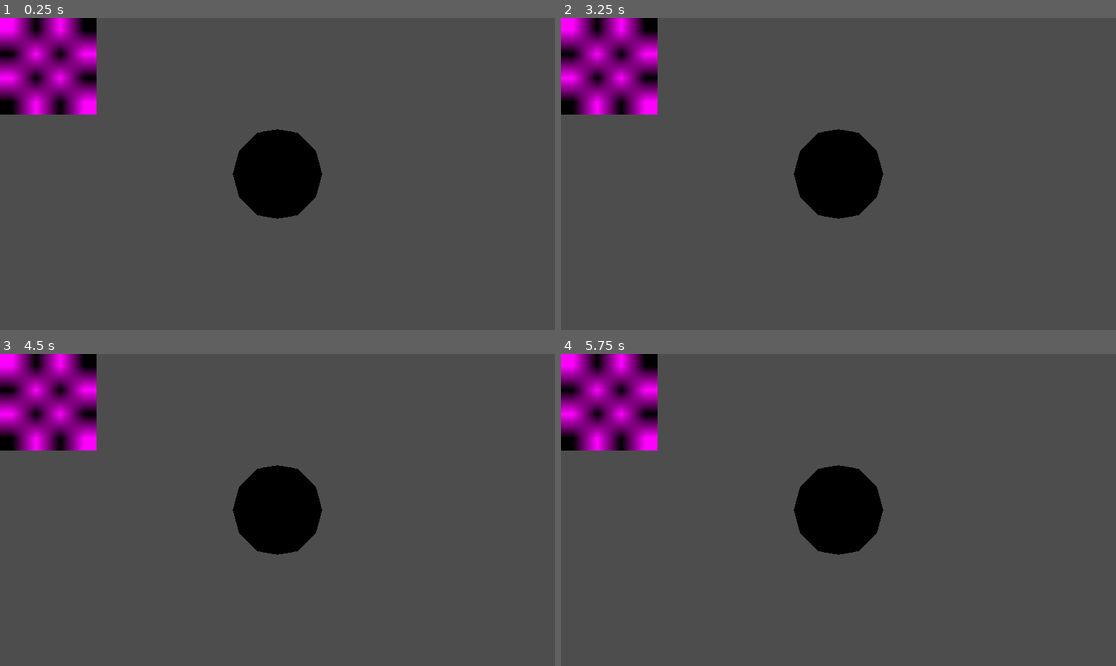
Above: before the commit, frames 1-4 (two rows, left to right).
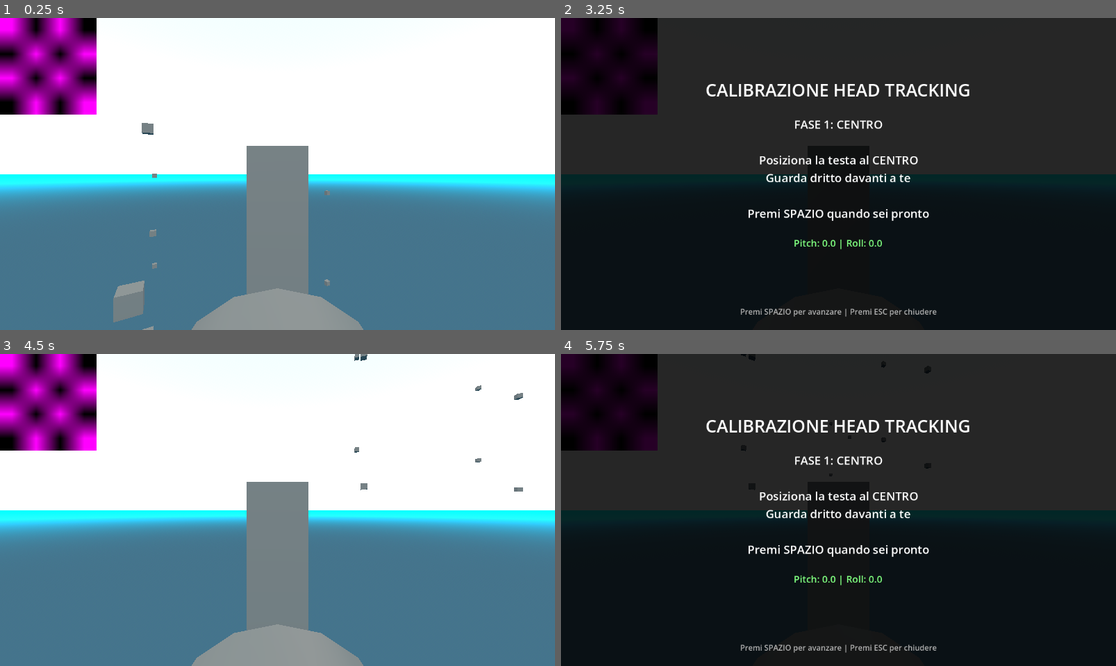
Above: after the commit, the same moments.

Repository: BuldiDev/HeadTrackerGame_PythonGodot
Game: Godot game, scene res://Scenes/Main.tscn
The game is run twice, just before and just after one commit, with the same random seed, the same clock (stepped at 60 frames per second) and the same inputs.
Inputs:
- Up to frame 1 (0.25 s): no input
- Up to frame 2 (3.25 s): tap Enter (ui_accept) at 0.5, 0.77, 1.07, 1.52, 1.55, 1.82, 2.1, 3.02 s; hold Right (ui_right) 0.53-1.28 s; hold Space 0.53-1.28 s; tap C at 0.8, 1.35, 3.05 s; hold Down (ui_down) 1.28-2.03 s; hold Right (ui_right) 2.03-2.78 s; hold Space 2.03-2.78 s; hold Up (ui_up) from 2.78 s (still down); tap Space at 2.85 s
- Up to frame 3 (4.5 s): tap Enter (ui_accept) at 3.32, 3.77, 3.8, 4.07, 4.25 s; release Up (ui_up) at 3.53 s; hold C 3.53-4.28 s; hold Left (ui_left) from 3.53 s (still down); tap Escape (ui_cancel) at 4.15 s; tap Space at 4.35 s
- Up to frame 4 (5.75 s): tap Enter (ui_accept) at 4.52, 4.82 s; release Left (ui_left) at 5.03 s; hold Down (ui_down) from 5.03 s (still down); hold C from 5.03 s (still down)

The runs differ from the first frame. In frame 1, 95% of the frame differs, in the area x 0-100%, y 0-100%; in frame 2, 97%; in frame 3, 95%; in frame 4, 97%.

Commit message:
funziona ma a che prezzo

Diff:
--- /dev/null
+++ b/Scenes/CalibrationUI.tscn
@@ -0,0 +1,87 @@
+[gd_scene format=3 uid="uid://cvahj7ccy65fq"]
+
+[ext_resource type="Script" uid="uid://b3lqtmsm1c3kc" path="res://Scripts/calibration_ui.gd" id="1_calibration_script"]
+
+[node name="CalibrationUI" type="CanvasLayer" unique_id=130390356]
+layer = 100
+
+[node name="Control" type="Control" parent="." unique_id=709174926]
+layout_mode = 3
+anchors_preset = 15
+anchor_right = 1.0
+anchor_bottom = 1.0
+grow_horizontal = 2
+grow_vertical = 2
+script = ExtResource("1_calibration_script")
+
+[node name="Background" type="ColorRect" parent="Control" unique_id=1878339823]
+layout_mode = 1
+anchors_preset = 15
+anchor_right = 1.0
+anchor_bottom = 1.0
+grow_horizontal = 2
+grow_vertical = 2
+color = Color(0, 0, 0, 0.85)
+
+[node name="VBoxContainer" type="VBoxContainer" parent="Control" unique_id=580204718]
+layout_mode = 1
+anchors_preset = 8
+anchor_left = 0.5
+anchor_top = 0.5
+anchor_right = 0.5
+anchor_bottom = 0.5
+offset_left = -400.0
+offset_top = -200.0
+offset_right = 400.0
+offset_bottom = 200.0
+grow_horizontal = 2
+grow_vertical = 2
+theme_override_constants/separation = 30
+
+[node name="Title" type="Label" parent="Control/VBoxContainer" unique_id=874975944]
+layout_mode = 2
+theme_override_font_sizes/font_size = 36
+text = "CALIBRAZIONE HEAD TRACKING"
+horizontal_alignment = 1
+
+[node name="InstructionLabel" type="Label" parent="Control/VBoxContainer" unique_id=1046980722]
+layout_mode = 2
+theme_override_font_sizes/font_size = 24
+text = "Premi SPAZIO per iniziare"
+horizontal_alignment = 1
+vertical_alignment = 1
+autowrap_mode = 3
+
+[node name="StatusLabel" type="Label" parent="Control/VBoxContainer" unique_id=1669574992]
+layout_mode = 2
+theme_override_colors/font_color = Color(0.5, 1, 0.5, 1)
+theme_override_font_sizes/font_size = 20
+text = "In attesa..."
+horizontal_alignment = 1
+
+[node name="ProgressContainer" type="VBoxContainer" parent="Control/VBoxContainer" unique_id=580658910]
+layout_mode = 2
+theme_override_constants/separation = 10
+
+[node name="ProgressBar" type="ProgressBar" parent="Control/VBoxContainer/ProgressContainer" unique_id=1272031837]
+custom_minimum_size = Vector2(600, 30)
+layout_mode = 2
+max_value = 50.0
+show_percentage = false
+
+[node name="HelpLabel" type="Label" parent="Control" unique_id=584578863]
+layout_mode = 1
+anchors_preset = 7
+anchor_left = 0.5
+anchor_top = 1.0
+anchor_right = 0.5
+anchor_bottom = 1.0
+offset_left = -300.0
+offset_top = -50.0
+offset_right = 300.0
+grow_horizontal = 2
+grow_vertical = 0
+theme_override_colors/font_color = Color(0.7, 0.7, 0.7, 1)
+theme_override_font_sizes/font_size = 16
+text = "Premi SPAZIO per avanzare | Premi ESC per chiudere"
+horizontal_alignment = 1
--- a/Scenes/Main.tscn
+++ b/Scenes/Main.tscn
@@ -1,17 +1,31 @@
 [gd_scene format=3 uid="uid://mum3j2gjrso0"]
 
 [ext_resource type="Script" uid="uid://3mwhrqw10fgk" path="res://Scripts/godot_client.gd" id="1_r150o"]
+[ext_resource type="PackedScene" uid="uid://b1ny8gcf8ye5d" path="res://Scenes/airplane.tscn" id="2_idj7w"]
 
 [sub_resource type="PlaceholderTexture2D" id="PlaceholderTexture2D_r150o"]
+
+[sub_resource type="BoxMesh" id="BoxMesh_idj7w"]
+
+[sub_resource type="WorldBoundaryShape3D" id="WorldBoundaryShape3D_idj7w"]
+
+[sub_resource type="ProceduralSkyMaterial" id="ProceduralSkyMaterial_idj7w"]
+ground_bottom_color = Color(0.11035753, 0.18605587, 0.22461483, 1)
+ground_horizon_color = Color(0, 0.72300833, 0.9009483, 1)
+energy_multiplier = 2.44
+
+[sub_resource type="Sky" id="Sky_kln2b"]
+sky_material = SubResource("ProceduralSkyMaterial_idj7w")
+
+[sub_resource type="Environment" id="Environment_rgh2o"]
+background_mode = 2
+sky = SubResource("Sky_kln2b")
+ambient_light_source = 3
+reflected_light_source = 2
 
 [node name="HeadController" type="Node3D" unique_id=562158089 node_paths=PackedStringArray("webcam_display")]
 script = ExtResource("1_r150o")
 webcam_display = NodePath("CanvasLayer/MarginContainer/TextureRect")
-
-[node name="CSGSphere3D" type="CSGSphere3D" parent="." unique_id=1596262606]
-
-[node name="Camera3D" type="Camera3D" parent="." unique_id=443466045]
-transform = Transform3D(1, 0, 0, 0, 1, 0, 0, 0, 1, 0, 0, 2.2751439)
 
 [node name="CanvasLayer" type="CanvasLayer" parent="." unique_id=1466151067]
 
@@ -24,3 +38,81 @@
 layout_mode = 2
 texture = SubResource("PlaceholderTexture2D_r150o")
 expand_mode = 2
+
+[node name="Airplane" parent="." unique_id=151910066 instance=ExtResource("2_idj7w")]
+transform = Transform3D(-0.50000006, 0, -0.8660254, 0, 1, 0, 0.8660254, 0, -0.50000006, 1.2618139, 5.195059, 1.6408958)
+
+[node name="Env" type="Node3D" parent="." unique_id=2008726730]
+
+[node name="MeshInstance3D" type="MeshInstance3D" parent="Env" unique_id=874305413]
+transform = Transform3D(1, 0, 0, 0, 1, 0, 0, 0, 1, 26.08226, -10.34527, 0)
+mesh = SubResource("BoxMesh_idj7w")
+
+[node name="MeshInstance3D2" type="MeshInstance3D" parent="Env" unique_id=410787850]
+transform = Transform3D(1, 0, 0, 0, 1, 0, 0, 0, 1, 52.16452, -9.430369, 36.557735)
+mesh = SubResource("BoxMesh_idj7w")
+
+[node name="MeshInstance3D3" type="MeshInstance3D" parent="Env" unique_id=81509512]
+transform = Transform3D(1, 0, 0, 0, 1, 0, 0, 0, 1, 11.384514, -20.69054, 0)
+mesh = SubResource("BoxMesh_idj7w")
+
+[node name="MeshInstance3D4" type="MeshInstance3D" parent="Env" unique_id=115377573]
+transform = Transform3D(1, 0, 0, 0, 1, 0, 0, 0, 1, 37.466774, -19.775639, 36.557735)
+mesh = SubResource("BoxMesh_idj7w")
+
+[node name="MeshInstance3D5" type="MeshInstance3D" parent="Env" unique_id=1080023646]
+transform = Transform3D(1, 0, 0, 0, 1, 0, 0, 0, 1, 58.76386, -15.6495, 0)
+mesh = SubResource("BoxMesh_idj7w")
+
+[node name="MeshInstance3D6" type="MeshInstance3D" parent="Env" unique_id=760696031]
+transform = Transform3D(1, 0, 0, 0, 1, 0, 0, 0, 1, 84.846115, -14.734599, 36.557735)
+mesh = SubResource("BoxMesh_idj7w")
+
+[node name="MeshInstance3D7" type="MeshInstance3D" parent="Env" unique_id=2043537819]
+transform = Transform3D(1, 0, 0, 0, 1, 0, 0, 0, 1, 44.066113, -25.99477, 0)
+mesh = SubResource("BoxMesh_idj7w")
+
+[node name="MeshInstance3D8" type="MeshInstance3D" parent="Env" unique_id=1646341901]
+transform = Transform3D(1, 0, 0, 0, 1, 0, 0, 0, 1, 70.14838, -25.079868, 36.557735)
+mesh = SubResource("BoxMesh_idj7w")
+
+[node name="MeshInstance3D9" type="MeshInstance3D" parent="Env" unique_id=54250477]
+transform = Transform3D(1, 0, 0, 0, 1, 0, 0, 0, 1, 26.08226, 11.676043, 0)
+mesh = SubResource("BoxMesh_idj7w")
+
+[node name="MeshInstance3D10" type="MeshInstance3D" parent="Env" unique_id=1306918975]
+transform = Transform3D(1, 0, 0, 0, 1, 0, 0, 0, 1, 52.16452, 12.590943, 36.557735)
+mesh = SubResource("BoxMesh_idj7w")
+
+[node name="MeshInstance3D11" type="MeshInstance3D" parent="Env" unique_id=140188064]
+transform = Transform3D(1, 0, 0, 0, 1, 0, 0, 0, 1, 11.384514, 1.3307724, 0)
+mesh = SubResource("BoxMesh_idj7w")
+
+[node name="MeshInstance3D12" type="MeshInstance3D" parent="Env" unique_id=1819509744]
+transform = Transform3D(1, 0, 0, 0, 1, 0, 0, 0, 1, 37.466774, 2.2456741, 36.557735)
+mesh = SubResource("BoxMesh_idj7w")
+
+[node name="MeshInstance3D13" type="MeshInstance3D" parent="Env" unique_id=223768360]
+transform = Transform3D(1, 0, 0, 0, 1, 0, 0, 0, 1, 58.76386, 6.371813, 0)
+mesh = SubResource("BoxMesh_idj7w")
+
+[node name="MeshInstance3D14" type="MeshInstance3D" parent="Env" unique_id=2086921410]
+transform = Transform3D(1, 0, 0, 0, 1, 0, 0, 0, 1, 84.846115, 7.2867136, 36.557735)
+mesh = SubResource("BoxMesh_idj7w")
+
+[node name="MeshInstance3D15" type="MeshInstance3D" parent="Env" unique_id=1768549808]
+transform = Transform3D(1, 0, 0, 0, 1, 0, 0, 0, 1, 44.066113, -3.9734573, 0)
+mesh = SubResource("BoxMesh_idj7w")
+
+[node name="MeshInstance3D16" type="MeshInstance3D" parent="Env" unique_id=620739345]
+transform = Transform3D(1, 0, 0, 0, 1, 0, 0, 0, 1, 70.14838, -3.0585556, 36.557735)
+mesh = SubResource("BoxMesh_idj7w")
+
+[node name="StaticBody3D" type="StaticBody3D" parent="Env" unique_id=1042251913]
+
+[node name="CollisionShape3D" type="CollisionShape3D" parent="Env/StaticBody3D" unique_id=81562798]
+transform = Transform3D(1, 0, 0, 0, 1, 0, 0, 0, 1, 0, -33, 0)
+shape = SubResource("WorldBoundaryShape3D_idj7w")
+
+[node name="WorldEnvironment" type="WorldEnvironment" parent="." unique_id=2120648969]
+environment = SubResource("Environment_rgh2o")
--- /dev/null
+++ b/Scenes/airplane.tscn
@@ -0,0 +1,28 @@
+[gd_scene format=3 uid="uid://b1ny8gcf8ye5d"]
+
+[ext_resource type="Script" uid="uid://dyfm1jvwqfbxj" path="res://Scripts/airplane.gd" id="1_42yli"]
+[ext_resource type="ArrayMesh" uid="uid://bra2rmupr2huk" path="res://Prefabs/airplane.obj" id="2_cmvah"]
+
+[sub_resource type="BoxShape3D" id="BoxShape3D_idj7w"]
+size = Vector3(6.8, 2.1312866, 1.8000001)
+
+[sub_resource type="BoxShape3D" id="BoxShape3D_kln2b"]
+size = Vector3(2.1000001, 0.5, 10)
+
+[node name="Airplane" type="CharacterBody3D" unique_id=151910066]
+motion_mode = 1
+script = ExtResource("1_42yli")
+
+[node name="Airplane" type="MeshInstance3D" parent="." unique_id=820249098]
+mesh = ExtResource("2_cmvah")
+
+[node name="CollisionShape3D" type="CollisionShape3D" parent="." unique_id=1163319097]
+transform = Transform3D(-4.371139e-08, 0, 1, 0, 1, 0, -1, 0, -4.371139e-08, 0, 0, 2.7)
+shape = SubResource("BoxShape3D_idj7w")
+
+[node name="CollisionShape3D2" type="CollisionShape3D" parent="." unique_id=1484119769]
+transform = Transform3D(-4.371139e-08, 0, 1, 0, 1, 0, -1, 0, -4.371139e-08, 0, 0, 2.7)
+shape = SubResource("BoxShape3D_kln2b")
+
+[node name="Camera3D" type="Camera3D" parent="." unique_id=181040913]
+transform = Transform3D(1, 0, 0, 0, 1, 0, 0, 0, 1, 0, 2, 1)
--- /dev/null
+++ b/Scripts/airplane.gd
@@ -0,0 +1,77 @@
+extends CharacterBody3D
+
+
+const SPEED = 5.0
+const JUMP_VELOCITY = 4.5
+
+# Riferimento al client di head tracking
+var head_tracker: Node = null
+
+func _ready():
+	# Cerca il nodo godot_client nella scena - il nodo si chiama HeadController in Main.tscn
+	head_tracker = get_node_or_null("/root/Main/HeadController")
+	if not head_tracker:
+		head_tracker = get_node_or_null("/root/HeadController")
+	if not head_tracker:
+		head_tracker = get_node_or_null("/root/Main/GodotClient")
+
+	if head_tracker:
+		print("✓ Head tracker connesso all'aereo: ", head_tracker.name)
+	else:
+		push_warning("⚠ Head tracker non trovato, usando controlli tastiera")
+
+func _physics_process(delta: float) -> void:
+	var pitch_input := 0.0  # Controlla su/giù (altitudine)
+	var roll_input := 0.0   # Controlla sterzo (rotazione)
+
+	var is_flying = not is_on_floor()
+
+	# Se il tracker è calibrato, usa i valori della testa
+	if head_tracker and head_tracker.calibration_state == head_tracker.CalibrationState.CALIBRATED:
+		# Pitch: movimento testa su/giù controlla altitudine
+		pitch_input = head_tracker.get_normalized_pitch()  # -1 (su) a 1 (giù)
+		if abs(pitch_input) < 0.15:
+			pitch_input = 0.0
+
+		# Roll: inclinazione testa controlla sterzo
+		roll_input = head_tracker.get_normalized_roll()  # -1 (sinistra) a 1 (destra)
+		if abs(roll_input) < 0.1:
+			roll_input = 0.0
+
+		# Debug
+		if Engine.get_process_frames() % 30 == 0:
+			print("Aereo - Pitch: %.2f | Roll: %.2f | Velocity.y: %.2f | Flying: %s" % [pitch_input, roll_input, velocity.y, is_flying])
+	else:
+		# Fallback ai controlli tastiera
+		pitch_input = Input.get_axis("ui_down", "ui_up")  # Su/Giù per altitudine
+		roll_input = Input.get_axis("ui_left", "ui_right")  # Sinistra/Destra per sterzo
+
+	# Accelerazione con SPAZIO
+	var is_accelerating = Input.is_physical_key_pressed(KEY_SPACE)
+
+	if is_accelerating:
+		# Muovi l'aereo in avanti nella direzione in cui sta guardando
+		var forward = -global_transform.basis.z
+		velocity.x = forward.x * SPEED
+		velocity.z = forward.z * SPEED
+	else:
+		# Decelera solo movimento orizzontale
+		velocity.x = move_toward(velocity.x, 0, SPEED * delta * 3.0)
+		velocity.z = move_toward(velocity.z, 0, SPEED * delta * 3.0)
+
+	# Roll (sterzo) funziona solo in volo
+	if is_flying and abs(roll_input) > 0.01:
+		rotate_y(roll_input * 1.5 * delta)
+
+	# Applica gravità sempre
+	velocity.y -= 9.8 * delta
+
+	# Pitch controlla l'altitudine (funziona sempre per permettere decollo)
+	if abs(pitch_input) > 0.01:
+		# Testa su (pitch negativo) = aereo sale, testa giù (pitch positivo) = aereo scende
+		velocity.y += pitch_input * 15.0 * delta
+
+	# Limita velocità verticale (range più ampio)
+	velocity.y = clamp(velocity.y, -15.0, 15.0)
+
+	move_and_slide()
--- /dev/null
+++ b/Scripts/calibration_ui.gd
@@ -0,0 +1,108 @@
+extends Control
+
+@export var head_tracker: Node
+
+# Riferimenti ai nodi UI
+@onready var instruction_label: Label = $VBoxContainer/InstructionLabel
+@onready var status_label: Label = $VBoxContainer/StatusLabel
+@onready var progress_bar: ProgressBar = $VBoxContainer/ProgressContainer/ProgressBar
+@onready var progress_container: VBoxContainer = $VBoxContainer/ProgressContainer
+
+func _ready():
+	if not head_tracker:
+		head_tracker = get_node_or_null("/root/Main/GodotClient")
+		if not head_tracker:
+			head_tracker = get_node_or_null("/root/GodotClient")
+
+	if head_tracker:
+		# Connetti ai segnali di calibrazione
+		head_tracker.calibration_started.connect(_on_calibration_started)
+		head_tracker.calibration_center_set.connect(_on_center_set)
+		head_tracker.calibration_completed.connect(_on_calibration_completed)
+
+	# Nascondi il progresso all'inizio
+	if progress_container:
+		progress_container.visible = false
+
+	update_ui()
+
+func _process(_delta):
+	update_ui()
+
+	# Gestisci SPAZIO per avanzare nella calibrazione
+	if Input.is_action_just_pressed("ui_accept") and head_tracker:
+		if head_tracker.calibration_state == head_tracker.CalibrationState.IDLE:
+			head_tracker.start_calibration()
+		elif head_tracker.calibration_state == head_tracker.CalibrationState.WAITING_CENTER:
+			head_tracker.set_center()
+		elif head_tracker.calibration_state == head_tracker.CalibrationState.CALIBRATING_RANGE:
+			head_tracker.complete_calibration()
+
+	# Gestisci ESC per chiudere
+	if Input.is_action_just_pressed("ui_cancel"):
+		if head_tracker:
+			head_tracker.close_calibration_ui()
+
+func update_ui():
+	if not head_tracker:
+		if instruction_label:
+			instruction_label.text = "ERRORE: Head tracker non trovato"
+		return
+
+	if not instruction_label:
+		return
+
+	match head_tracker.calibration_state:
+		head_tracker.CalibrationState.IDLE:
+			instruction_label.text = "CALIBRAZIONE HEAD TRACKING\n\nPremi SPAZIO per iniziare"
+			if status_label:
+				status_label.text = "In attesa..."
+			if progress_container:
+				progress_container.visible = false
+
+		head_tracker.CalibrationState.WAITING_CENTER:
+			instruction_label.text = "FASE 1: CENTRO\n\nPosiziona la testa al CENTRO\nGuarda dritto davanti a te\n\nPremi SPAZIO quando sei pronto"
+			if status_label:
+				status_label.text = "Pitch: %.1f | Roll: %.1f" % [head_tracker.pitch, head_tracker.roll]
+			if progress_container:
+				progress_container.visible = false
+
+		head_tracker.CalibrationState.CALIBRATING_RANGE:
+			instruction_label.text = "FASE 2: RANGE DI MOVIMENTO\n\nMuovi la testa Su/Giù e Inclina Sinistra/Destra\nFai i movimenti più ampi possibili\n\nPremi SPAZIO quando hai finito"
+			if status_label:
+				var pitch_offset = head_tracker.pitch - head_tracker.pitch_center
+				var roll_offset = head_tracker.roll - head_tracker.roll_center
+				status_label.text = "Pitch: [%.1f, %.1f] | Roll: [%.1f, %.1f]" % [head_tracker.pitch_up_max, head_tracker.pitch_down_max, head_tracker.roll_left_max, head_tracker.roll_right_max]
+			if progress_container:
+				progress_container.visible = true
+			if progress_bar:
+				var pitch_up_dist = abs(head_tracker.pitch_up_max)
+				var pitch_down_dist = abs(head_tracker.pitch_down_max)
+				var roll_left_dist = abs(head_tracker.roll_left_max)
+				var roll_right_dist = abs(head_tracker.roll_right_max)
+				var total_range = min(pitch_up_dist, pitch_down_dist) + min(roll_left_dist, roll_right_dist)
+				progress_bar.value = total_range
+
+		head_tracker.CalibrationState.CALIBRATED:
+			instruction_label.text = "✓ CALIBRAZIONE COMPLETATA!\n\nRange: ±%.1f gradi\n\nPuoi iniziare a giocare!"
+			if head_tracker.pitch_range > 0:
+				instruction_label.text = "✓ CALIBRAZIONE COMPLETATA!\n\nPitch: ±%.1f | Roll: ±%.1f\n\nPuoi iniziare a giocare!" % [head_tracker.pitch_range, head_tracker.roll_range]
+			if status_label:
+				var pitch_norm = head_tracker.get_normalized_pitch()
+				var roll_norm = head_tracker.get_normalized_roll()
+				status_label.text = "Pitch: %.2f | Roll: %.2f" % [pitch_norm, roll_norm]
+			if progress_container:
+				progress_container.visible = false
+
+func _on_calibration_started():
+	print("UI: Calibrazione iniziata")
+
+func _on_center_set():
+	print("UI: Centro impostato")
+
+func _on_calibration_completed(max_range: float):
+	print("UI: Calibrazione completata con range: ", max_range)
+	# Chiudi automaticamente la UI dopo 3 secondi
+	await get_tree().create_timer(3.0).timeout
+	if head_tracker:
+		head_tracker.close_calibration_ui()
--- a/Scripts/godot_client.gd
+++ b/Scripts/godot_client.gd
@@ -12,6 +12,33 @@
 var webcam_texture: ImageTexture
 @export var webcam_display: TextureRect  # Opzionale: collegalo nell'editor se vuoi mostrare la webcam
 
+# Sistema di calibrazione
+enum CalibrationState { IDLE, WAITING_CENTER, CALIBRATING_RANGE, CALIBRATED }
+var calibration_state: CalibrationState = CalibrationState.IDLE
+
+# Calibrazione PITCH (su/giù - controlla altitudine)
+var pitch_center: float = 0.0
+var pitch_up_max: float = 0.0  # Valore negativo (più in alto)
+var pitch_down_max: float = 0.0  # Valore positivo (più in basso)
+var pitch_range: float = 30.0  # Range simmetrico finale
+var pitch_normalized: float = 0.0  # Valore normalizzato tra -1 e 1
+
+# Calibrazione ROLL (inclinazione laterale - controlla sterzo)
+var roll_center: float = 0.0
+var roll_left_max: float = 0.0  # Valore negativo (inclinato a sinistra)
+var roll_right_max: float = 0.0  # Valore positivo (inclinato a destra)
+var roll_range: float = 20.0  # Range simmetrico finale
+var roll_normalized: float = 0.0  # Valore normalizzato tra -1 e 1
+
+# UI di calibrazione
+var calibration_ui_scene: PackedScene = preload("res://Scenes/CalibrationUI.tscn")
+var calibration_ui_instance: CanvasLayer = null
+var c_key_was_pressed: bool = false
+
+signal calibration_started()
+signal calibration_center_set()
+signal calibration_completed(max_range: float)
+
 func _ready():
 	# Verifica e installa dipendenze Python
 	await check_and_install_dependencies()
@@ -45,6 +72,7 @@
 	var err = socket.connect_to_url("ws://127.0.0.1:8765")
 	if err == OK:
 		print("Tentativo connessione WebSocket...")
+		print("\n💡 SUGGERIMENTO: Premi C in qualsiasi momento per calibrare il head tracking\n")
 	else:
 		print("Errore WebSocket: ", err)
 		is_connecting = false
@@ -89,6 +117,13 @@
 		print("✓ Dipendenze Python già installate")
 
 func _process(_delta):
+	# Tasto C per aprire/chiudere la UI di calibrazione (con debounce)
+	var c_is_pressed = Input.is_key_pressed(KEY_C)
+	if c_is_pressed and not c_key_was_pressed:
+		print("🔑 Tasto C premuto - Toggle UI calibrazione")
+		toggle_calibration_ui()
+	c_key_was_pressed = c_is_pressed
+
 	if not socket:
 		return
 
@@ -111,7 +146,32 @@
 				pitch = json_result.get("pitch", 0.0)
 				yaw = json_result.get("yaw", 0.0)
 				roll = json_result.get("roll", 0.0)
-				print("Pitch: %.1f  Yaw: %.1f  Roll: %.1f" % [pitch, yaw, roll])
+
+				# Durante la calibrazione, traccia i valori min/max relativi al centro
+				if calibration_state == CalibrationState.CALIBRATING_RANGE:
+					var pitch_offset = pitch - pitch_center
+					var roll_offset = roll - roll_center
+
+					if pitch_offset < pitch_up_max:
+						pitch_up_max = pitch_offset
+					if pitch_offset > pitch_down_max:
+						pitch_down_max = pitch_offset
+
+					if roll_offset < roll_left_max:
+						roll_left_max = roll_offset
+					if roll_offset > roll_right_max:
+						roll_right_max = roll_offset
+
+					print("Pitch: [%.1f, %.1f] | Roll: [%.1f, %.1f]" % [pitch_up_max, pitch_down_max, roll_left_max, roll_right_max])
+				elif calibration_state == CalibrationState.CALIBRATED:
+					# Aggiorna valori normalizzati
+					get_normalized_pitch()
+					get_normalized_roll()
+					# Stampa ogni 30 frame (~1 secondo)
+					if Engine.get_process_frames() % 30 == 0:
+						print("Pitch: %.1f | Roll: %.1f" % [pitch_normalized, roll_normalized])
+				else:
+					print("Pitch: %.1f  Yaw: %.1f  Roll: %.1f" % [pitch, yaw, roll])
 
 				# Decodifica il frame se presente
 				if json_result.has("frame"):
@@ -151,6 +211,110 @@
 			if socket.get_ready_state() == WebSocketPeer.STATE_CLOSED and not connected:
 				socket.connect_to_url("ws://127.0.0.1:8765")
 
+# Funzioni UI di calibrazione
+func toggle_calibration_ui():
+	if calibration_ui_instance:
+		# Chiudi la UI se è già aperta
+		close_calibration_ui()
+	else:
+		# Apri la UI di calibrazione
+		open_calibration_ui()
+
+func open_calibration_ui():
+	if calibration_ui_instance:
+		return  # Già aperta
+
+	print("\n🎯 Apertura UI di calibrazione...")
+	calibration_ui_instance = calibration_ui_scene.instantiate()
+
+	# Lo script è sul nodo Control figlio, non sul CanvasLayer
+	var control_node = calibration_ui_instance.get_node("Control")
+	if control_node:
+		control_node.head_tracker = self
+
+	# Aggiungi la UI come overlay sulla scena principale
+	get_tree().root.add_child(calibration_ui_instance)
+
+	# Avvia automaticamente la calibrazione
+	start_calibration()
+
+func close_calibration_ui():
+	if calibration_ui_instance:
+		print("🚪 Chiusura UI di calibrazione")
+		calibration_ui_instance.queue_free()
+		calibration_ui_instance = null
+
+# Funzioni di calibrazione
+func start_calibration():
+	print("\n=== INIZIO CALIBRAZIONE ===")
+	calibration_state = CalibrationState.WAITING_CENTER
+	pitch_up_max = 0.0
+	pitch_down_max = 0.0
+	roll_left_max = 0.0
+	roll_right_max = 0.0
+	calibration_started.emit()
+	print("Fase 1: Posizionati al CENTRO e premi SPAZIO")
+
+func set_center():
+	if calibration_state == CalibrationState.WAITING_CENTER:
+		pitch_center = pitch
+		roll_center = roll
+		print("✓ Centro impostato - Pitch: %.2f, Roll: %.2f" % [pitch_center, roll_center])
+		calibration_state = CalibrationState.CALIBRATING_RANGE
+		calibration_center_set.emit()
+		print("Fase 2: Muovi la testa in TUTTE le direzioni (massimo movimento)")
+		print("Su/Giù (per altitudine), Inclina testa Sinistra/Destra (per sterzare)")
+		print("Premi SPAZIO quando hai fatto i movimenti massimi")
+
+func complete_calibration():
+	if calibration_state == CalibrationState.CALIBRATING_RANGE:
+		# Calcola le distanze dal centro per PITCH
+		var up_distance = abs(pitch_up_max)
+		var down_distance = abs(pitch_down_max)
+		pitch_range = min(up_distance, down_distance)
+
+		# Calcola le distanze dal centro per ROLL
+		var roll_left_distance = abs(roll_left_max)
+		var roll_right_distance = abs(roll_right_max)
+		roll_range = min(roll_left_distance, roll_right_distance)
+
+		print("\n=== CALIBRAZIONE COMPLETATA ===")
+		print("PITCH (Su/Giù) - Centro: %.2f | Range: ±%.2f (Su: %.2f, Giù: %.2f)" % [pitch_center, pitch_range, pitch_up_max, pitch_down_max])
+		print("ROLL (Sterzo) - Centro: %.2f | Range: ±%.2f (Sx: %.2f, Dx: %.2f)\n" % [roll_center, roll_range, roll_left_max, roll_right_max])
+
+		calibration_state = CalibrationState.CALIBRATED
+		calibration_completed.emit(pitch_range)
+
+func get_normalized_pitch() -> float:
+	if calibration_state != CalibrationState.CALIBRATED:
+		return 0.0
+
+	# Calcola distanza dal centro
+	var offset = pitch - pitch_center
+
+	# Normalizza tra -1 e 1
+	if pitch_range > 0:
+		pitch_normalized = clamp(offset / pitch_range, -1.0, 1.0)
+	else:
+		pitch_normalized = 0.0
+
+	return pitch_normalized
+
+func get_normalized_roll() -> float:
+	if calibration_state != CalibrationState.CALIBRATED:
+		return 0.0
+
+	# Calcola distanza dal centro
+	var offset = roll - roll_center
+
+	# Normalizza tra -1 e 1
+	if roll_range > 0:
+		roll_normalized = clamp(offset / roll_range, -1.0, 1.0)
+	else:
+		roll_normalized = 0.0
+
+	return roll_normalized
+
 func _exit_tree():
 	socket.close()
 
Not shown, added: Prefabs/airplane.mtl
Not shown, added: Prefabs/airplane.obj
Not shown, added: Prefabs/airplane.obj.import
Not shown, added: Scripts/airplane.gd.uid
Not shown, added: Scripts/calibration_ui.gd.uid
